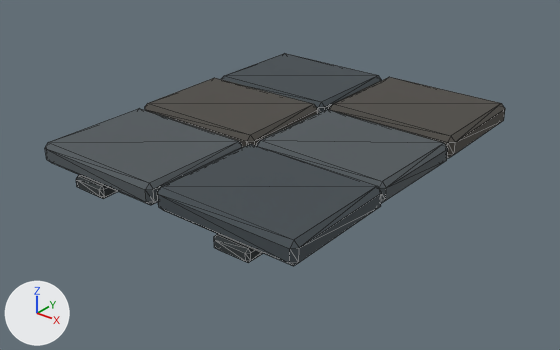
The glTF model apps/garden/public/assets/models/StoneWalkway.glb as it was, and as the next commit left it.
The view is the same before and after, from a 50 mm camera at (1.207, -1.543, 0.884) aimed at (0.011, -0.048, -0.042). The lights are fixed; the arrows at lower left show +X, +Y and +Z. The picture after the commit comes second. Mesh edges are drawn as thin lines. Vertices at exactly the same position are counted once.

Objects in the first picture: 'StoneWalkway_StonesLight', 'StoneWalkway_StonesMid', 'StoneWalkway_StonesWarm', 'StoneWalkway_SupportRails'.
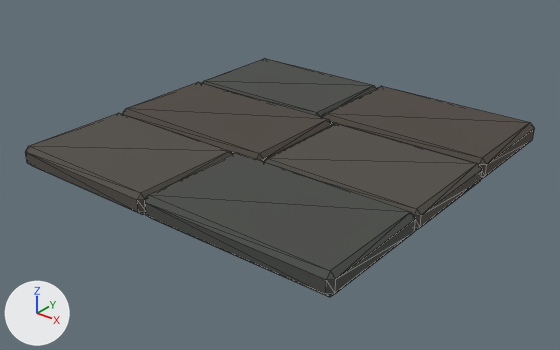
Location of each change, [x1, y1, x2, y2] in pixels of the pictures (560 x 350 px; the box of a moved part takes in the faces that stretch with it):
'StoneWalkway_StonesMid', reshaped (21% wider, 12% taller): before [158, 53, 382, 266]; after [145, 58, 416, 297]
'StoneWalkway_StonesLight', recoloured, reshaped (13% wider, 21% taller): before [45, 108, 448, 205]; after [26, 113, 482, 231]
'StoneWalkway_StonesWarm', reshaped (14% wider, 20% taller): before [145, 77, 505, 158]; after [123, 82, 534, 179]
'StoneWalkway_SupportRails', deleted: before [76, 175, 263, 263]
part 1 of me_stonewalkway_stoneslight_mesh, moved or reshaped: before [45, 108, 242, 205]; after [26, 113, 233, 215]
part 2 of me_stonewalkway_stoneslight_mesh, moved or reshaped: before [262, 109, 442, 143]; after [268, 123, 475, 163]
part 3 of me_stonewalkway_stoneslight_mesh, moved or reshaped: before [258, 140, 448, 203]; after [265, 158, 482, 231]
part 4 of me_stonewalkway_stonesmid_mesh, moved or reshaped: before [222, 53, 382, 114]; after [203, 58, 376, 117]
part 5 of me_stonewalkway_stonesmid_mesh, moved or reshaped: before [158, 144, 382, 266]; after [145, 152, 416, 297]

The change, as a list of edits to the scene's bpy script:
```text
Change mat_material_stonewalkway_lightstone:
    mat_material_stonewalkway_lightstone.base_color: (0.0823, 0.0976, 0.107) -> (0.0802, 0.0723, 0.0612)  # dark grey #51585c -> dark grey #504c46
Change me_stonewalkway_stoneslight_mesh:
    used by ob_stonewalkway_stoneslight; location = (0.0, 0.0, 0.0)
    remove me_stonewalkway_stoneslight_mesh.from_pydata(...)  # 48 vertices, 88 faces; spans x -0.408..0.409, y -0.5..0.16, z 0.036..0.094
    add me_stonewalkway_stoneslight_mesh.from_pydata(...)  # 48 vertices, 88 faces; spans x -0.5..0.5, y -0.5..0.166, z 0.0..0.058
    me_stonewalkway_stoneslight_mesh part 1: all 12 vertices in x -0.021..-0.008, y -0.5..-0.166, z 0.036..0.094 are moved by (-0.032, 0.0, -0.036)
    me_stonewalkway_stoneslight_mesh part 2: all 6 vertices in x 0.396..0.409, y 0.139..0.152, z 0.036..0.094 are moved by (0.091, 0.014, -0.036)
    me_stonewalkway_stoneslight_mesh part 3: all 6 vertices in x 0.39..0.403, y -0.16..-0.147, z 0.036..0.094 are moved by (0.097, -0.006, -0.036)
    other edits to the shape of me_stonewalkway_stoneslight_mesh do not show in these pictures
Change me_stonewalkway_stonesmid_mesh:
    used by ob_stonewalkway_stonesmid; location = (0.0, 0.0, 0.0)
    remove me_stonewalkway_stonesmid_mesh.from_pydata(...)  # 48 vertices, 88 faces; spans x -0.41..0.41, y -0.5..0.5, z 0.036..0.097
    add me_stonewalkway_stonesmid_mesh.from_pydata(...)  # 48 vertices, 88 faces; spans x -0.5..0.5, y -0.5..0.5, z 0.0..0.061
    me_stonewalkway_stonesmid_mesh part 4: all 12 vertices in x -0.019..-0.006, y 0.166..0.5, z 0.036..0.097 are moved by (-0.014, 0.0, -0.036)
    me_stonewalkway_stonesmid_mesh part 5: all 12 vertices in x 0.397..0.41, y -0.5..-0.166, z 0.036..0.097 are moved by (0.09, 0.0, -0.036)
    other edits to the shape of me_stonewalkway_stonesmid_mesh do not show in these pictures
Change me_stonewalkway_stoneswarm_mesh:
    used by ob_stonewalkway_stoneswarm; location = (0.0, 0.0, 0.0)
    remove me_stonewalkway_stoneswarm_mesh.from_pydata(...)  # 48 vertices, 88 faces; spans x -0.415..0.408, y -0.159..0.5, z 0.036..0.1
    add me_stonewalkway_stoneswarm_mesh.from_pydata(...)  # 48 vertices, 88 faces; spans x -0.5..0.5, y -0.166..0.5, z 0.0..0.064
    me_stonewalkway_stoneswarm_mesh part 6: 48 of 48 vertices moved; they spanned x -0.415..0.408, y -0.159..0.5, z 0.036..0.1 and now span x -0.5..0.5, y -0.166..0.5, z 0.0..0.064; mean shift (0.005, 0.0, -0.036)
Remove ob_stonewalkway_supportrails:
    ob_stonewalkway_supportrails = bpy.data.objects.new('StoneWalkway_SupportRails', me_stonewalkway_supportrails_mesh)
    ob_stonewalkway_supportrails.location = (0.0, 0.0, 0.0)
```
